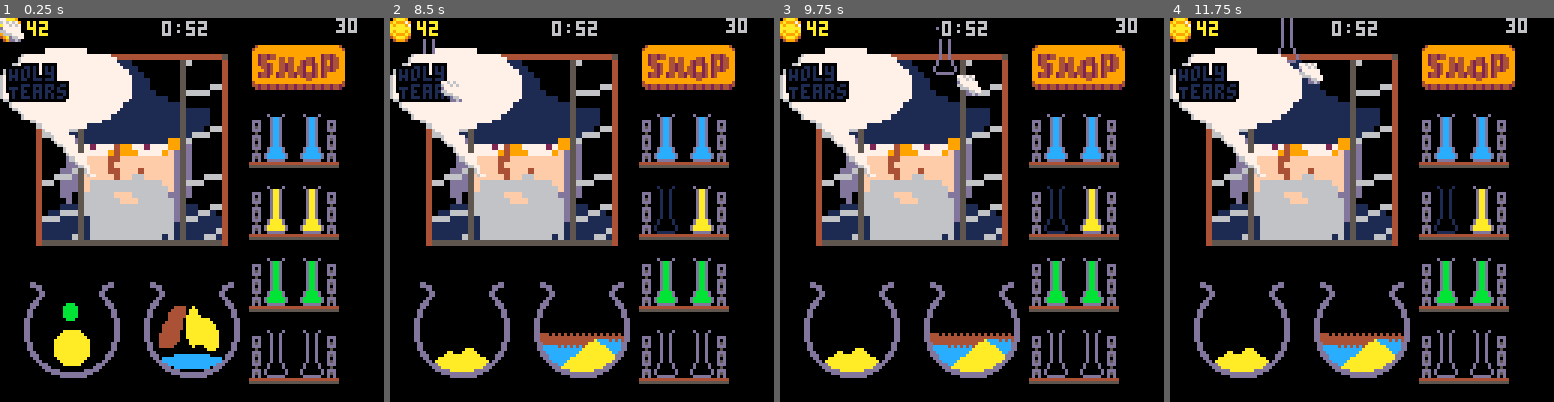
Above: before the commit, frames 1-4 (left to right).
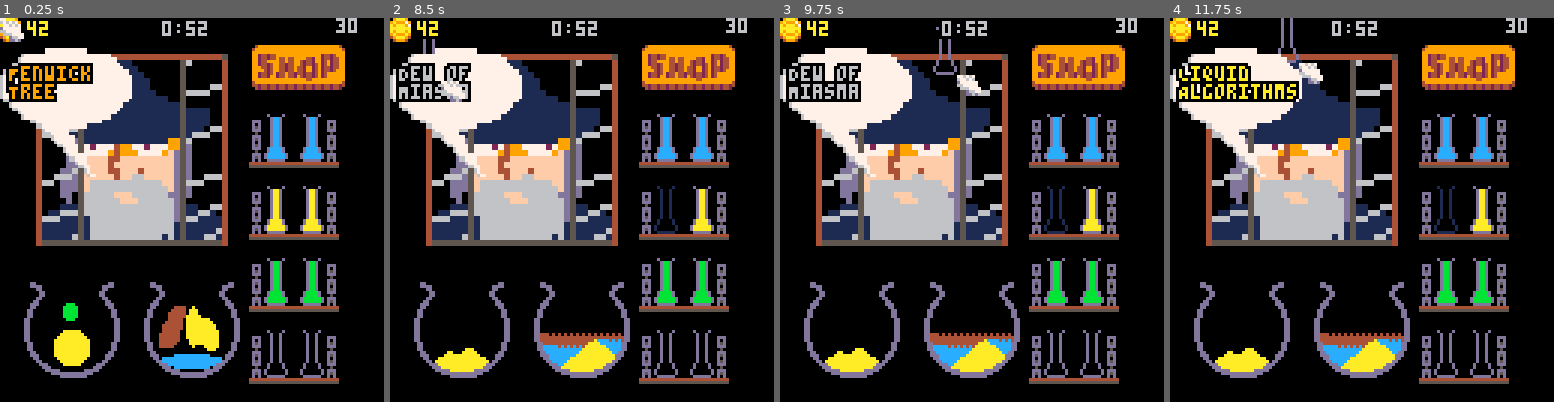
Above: after the commit, the same moments.

Repository: andbalch/cs4730_team_game
Game: PICO-8 cartridge potion.p8
Two runs of this game, one before a commit and one after it. Both use one fixed random seed, a clock stepped at 60 frames per second and the inputs below.
Inputs (mouse positions are in pixels of both pictures, inside the frame that each line leads up to):
- Up to frame 1 (0.25 s): no input
- Up to frame 2 (8.5 s): click (459, 121) at 0.67 s; click (520, 267) at 1.22 s; click (585, 114) at 1.77 s; click (647, 259) at 2.32 s; click (712, 106) at 2.87 s; click (474, 256) at 3.42 s; click (535, 102) at 3.97 s; click (601, 248) at 4.52 s; click (662, 94) at 5.07 s; click (727, 244) at 5.62 s; click (489, 90) at 6.17 s; click (551, 236) at 6.72 s; click (616, 83) at 7.27 s; click (678, 229) at 7.82 s; click (439, 79) at 8.37 s
- Up to frame 3 (9.75 s): click (895, 225) at 8.92 s; click (956, 71) at 9.47 s
- Up to frame 4 (11.75 s): click (1408, 217) at 10.02 s; click (1473, 64) at 10.57 s; click (1235, 213) at 11.12 s; click (1300, 60) at 11.67 s

The runs differ from the first frame. In frame 1, 1.2% of the frame differs, in the area x 2-25%, y 11-22%; in frame 2, 1.0%; in frame 3, 1.2%; in frame 4, 1.9%, in the area x 1-34%, y 11-22%.

Commit message:
Gen. new orders when potion served

Diff:
--- a/brew.lua
+++ b/brew.lua
@@ -127,8 +127,17 @@
 end
 
 function serve()
-	-- TODO: empty vial, calc points and transition to next order
+	-- Empty vial
+	empty_vial()
 
+	-- TODO: Calc points
+
+	-- Transition to next order
+	order_i = new_order(11)
+	-- TODO: New wizard?
+end
+
+function empty_vial()
 	-- Empty vial by slightly modifying the code used for transfer()
 	local cx=mx-cust.x-1+flr(rnd(3)) -- Translate (mx,my) to simulation coordinates.
 	local cy=my-cust.y
--- a/game.lua
+++ b/game.lua
@@ -37,6 +37,11 @@
 	{c=1, n="Holy\nTears"},			-- <- fortified runes (4) + sweat of newt (3)
 	{c=10, n="Liquid\nAlgorithms"},	-- <- fenwick tree (9) + holy tears (1)
 }
+pot_lim = 11
+-- Generates a new order randomly
+function new_order()
+	return flr(rnd(pot_lim)) + 1
+end
 
 -- Sets up variables for a game.
 function setup_game()
@@ -64,7 +69,7 @@
 	end
 
 	-- generate order
-	order_i = flr(rnd(11)) + 1
+	order_i = new_order()
 end
 
 setup_game()
